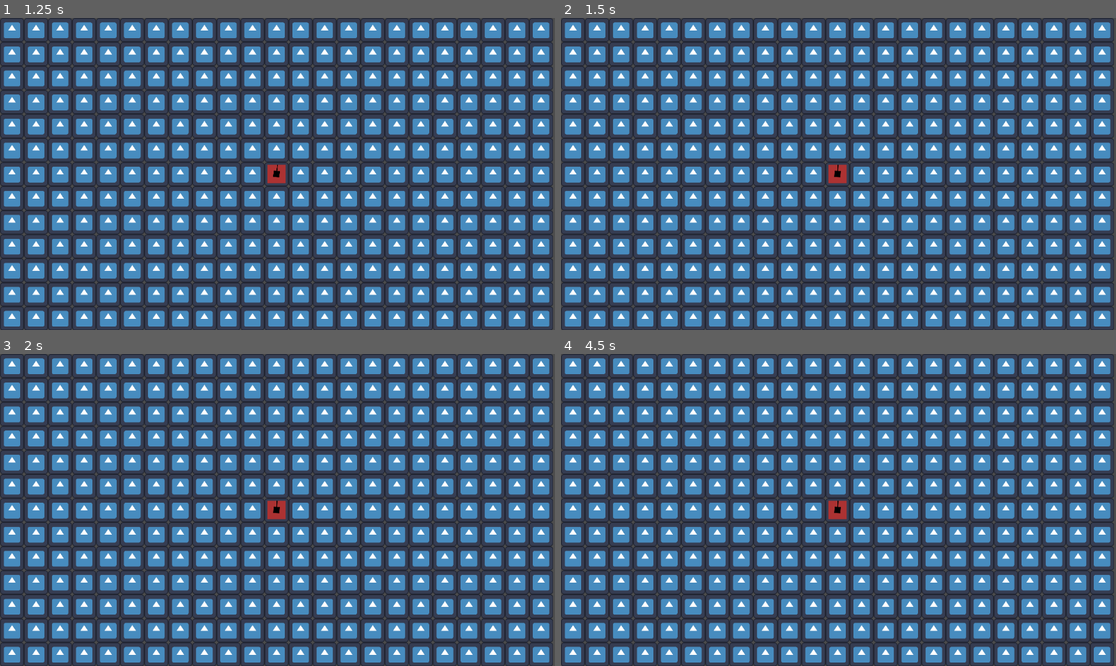
Above: before the commit, frames 1-4 (two rows, left to right).
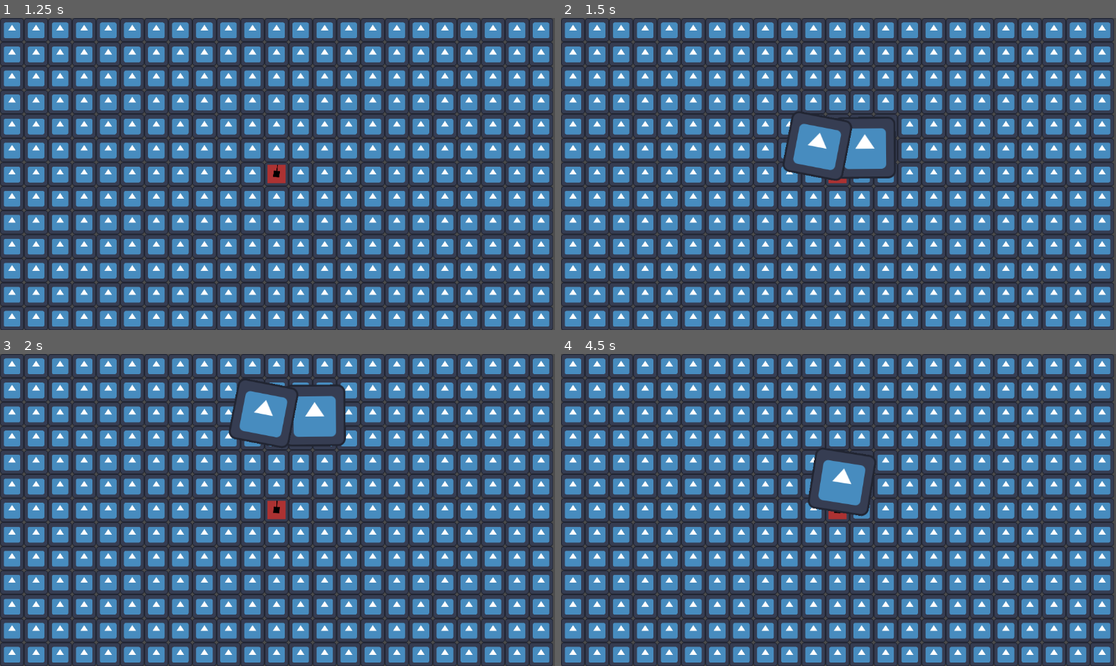
Above: after the commit, the same moments.

Repository: N473D/projectTank
Game: Godot game, scene res://tanks/scenes/parts/TestZone.tscn
Same seed, same stepped clock (60 frames per second), same inputs: the game is played once before the commit and once after it. The engine's default icon, where the game draws it, is replaced by a stand-in: a white triangle on a blue panel in a dark square.
Inputs (mouse positions are in pixels of both pictures, inside the frame that each line leads up to):
- Up to frame 1 (1.25 s): tap Enter at 0.5 s; move the mouse to (305, 174) at 0.52 s
- Up to frame 2 (1.5 s): tap Space at 1.25 s; move the mouse to (810, 174) at 1.27 s
- Up to frame 3 (2 s): no input
- Up to frame 4 (4.5 s): move the mouse to (849, 503) at 2.02 s; move the mouse to (832, 516) at 2.77 s; tap Enter at 3.5 s; move the mouse to (877, 513) at 3.52 s; tap Space at 4.25 s; move the mouse to (794, 506) at 4.27 s

Frame 1 is identical in both runs. In frame 2, 2.8% of the frame differs, in the area x 39-61%, y 29-53%; in frame 3, 2.6%; in frame 4, 1.5%.

Commit message:
Pushing inital projectile setup, need to test for collitions and bounces

Diff:
--- a/game/components/controller_component.gd
+++ b/game/components/controller_component.gd
@@ -6,6 +6,9 @@
 	#set_process(false)
 	move_direction = Input.get_vector("move_left_control_%s" % controller_id, "move_right_control_%s" % controller_id, "move_up_control_%s" % controller_id, "move_down_control_%s" % controller_id)
 	emit_signal("move", move_direction)
+	if Input.is_action_pressed("attack_control_%s" % controller_id):
+			emit_signal("fire")
+
 
 func _input(event: InputEvent) -> void:
 	if is_processing():
--- /dev/null
+++ b/game/components/spawnPoint.tscn
@@ -0,0 +1,6 @@
+[gd_scene load_steps=2 format=3 uid="uid://cibvbj0hf7mw4"]
+
+[ext_resource type="Script" path="res://components/spawn_point.gd" id="1_cot3t"]
+
+[node name="SpawnPoint" type="Node2D"]
+script = ExtResource("1_cot3t")
--- /dev/null
+++ b/game/components/spawn_point.gd
@@ -0,0 +1,13 @@
+extends Node2D
+
+class_name SpawnPoint
+
+func spawnRidged(spawnable:RigidBody2D, vector:Vector2, rot : float):
+	#print(spawnable)
+	spawnable.position = get_global_position()
+	#print("get_global_position", get_global_position())
+	spawnable.rotation = rot
+	#print("rotation", rot)
+	spawnable.apply_impulse(vector, Vector2())
+	#print("Vector", vector)
+	get_tree().get_root().add_child(spawnable)
--- a/game/project.godot
+++ b/game/project.godot
@@ -15,6 +15,10 @@
 config/features=PackedStringArray("4.3", "GL Compatibility")
 config/icon="res://icon.svg"
 
+[display]
+
+window/subwindows/embed_subwindows=false
+
 [input]
 
 move_up_control_0={
@@ -195,6 +199,32 @@
 aim_right_control_4={
 "deadzone": 0.5,
 "events": [Object(InputEventJoypadMotion,"resource_local_to_scene":false,"resource_name":"","device":3,"axis":2,"axis_value":1.0,"script":null)
+]
+}
+attack_control_0={
+"deadzone": 0.5,
+"events": [Object(InputEventMouseButton,"resource_local_to_scene":false,"resource_name":"","device":-1,"window_id":0,"alt_pressed":false,"shift_pressed":false,"ctrl_pressed":false,"meta_pressed":false,"button_mask":0,"position":Vector2(0, 0),"global_position":Vector2(0, 0),"factor":1.0,"button_index":1,"canceled":false,"pressed":false,"double_click":false,"script":null)
+, Object(InputEventKey,"resource_local_to_scene":false,"resource_name":"","device":-1,"window_id":0,"alt_pressed":false,"shift_pressed":false,"ctrl_pressed":false,"meta_pressed":false,"pressed":false,"keycode":0,"physical_keycode":32,"key_label":0,"unicode":32,"location":0,"echo":false,"script":null)
+]
+}
+attack_control_1={
+"deadzone": 0.5,
+"events": [Object(InputEventJoypadMotion,"resource_local_to_scene":false,"resource_name":"","device":0,"axis":5,"axis_value":1.0,"script":null)
+]
+}
+attack_control_2={
+"deadzone": 0.5,
+"events": [Object(InputEventJoypadMotion,"resource_local_to_scene":false,"resource_name":"","device":1,"axis":5,"axis_value":1.0,"script":null)
+]
+}
+attack_control_3={
+"deadzone": 0.5,
+"events": [Object(InputEventJoypadMotion,"resource_local_to_scene":false,"resource_name":"","device":2,"axis":5,"axis_value":1.0,"script":null)
+]
+}
+attack_control_4={
+"deadzone": 0.5,
+"events": [Object(InputEventJoypadMotion,"resource_local_to_scene":false,"resource_name":"","device":3,"axis":5,"axis_value":1.0,"script":null)
 ]
 }
 
--- /dev/null
+++ b/game/projectiles/scenes/SimpleBullet.tscn
@@ -0,0 +1,19 @@
+[gd_scene load_steps=4 format=3 uid="uid://ddql6uynb2t20"]
+
+[ext_resource type="Script" path="res://projectiles/scenes/simple_bullet.gd" id="1_37ceg"]
+[ext_resource type="Texture2D" uid="uid://b7mkjke1cy6e0" path="res://icon.svg" id="2_7ts1q"]
+
+[sub_resource type="CapsuleShape2D" id="CapsuleShape2D_x8xcd"]
+radius = 47.0
+height = 126.0
+
+[node name="SimpleBullet" type="RigidBody2D"]
+collision_layer = 2
+collision_mask = 2
+script = ExtResource("1_37ceg")
+
+[node name="Sprite2D" type="Sprite2D" parent="."]
+texture = ExtResource("2_7ts1q")
+
+[node name="CollisionShape2D" type="CollisionShape2D" parent="."]
+shape = SubResource("CapsuleShape2D_x8xcd")
--- a/game/projectiles/scenes/new folder/120MM.tscn
+++ /dev/null
@@ -1,11 +0,0 @@
-[gd_scene load_steps=3 format=3 uid="uid://drq8rldyp0o88"]
-
-[ext_resource type="Script" path="res://components/hitbox_component.gd" id="1_sqp0u"]
-
-[sub_resource type="RectangleShape2D" id="RectangleShape2D_ebxr7"]
-
-[node name="120mm" type="Area2D"]
-script = ExtResource("1_sqp0u")
-
-[node name="CollisionShape2D" type="CollisionShape2D" parent="."]
-shape = SubResource("RectangleShape2D_ebxr7")
--- /dev/null
+++ b/game/projectiles/scenes/simple_bullet.gd
@@ -0,0 +1,5 @@
+extends RigidBody2D
+class_name SimpleBullet
+
+func _ready() -> void:
+	gravity_scale = 0.0
--- a/game/tanks/scenes/parts/tank.gd
+++ b/game/tanks/scenes/parts/tank.gd
@@ -4,6 +4,9 @@
 @export var controller : ControlSystem
 @export var body : Body
 @export var turret : Turret
+@export var bulletSpeed : int = 300
+var shells = load("res://projectiles/scenes/SimpleBullet.tscn")
+signal spawnBullet
 
 func _init() -> void:
 	pass
@@ -18,11 +21,11 @@
 
 
 func _on_controller_component_move(direction : Vector2) -> void:
-	velocity = direction * speed
+	velocity = (direction * speed)
 
 func _on_controller_component_fire() -> void:
-	pass # Replace with function body.
-
+	if turret.canFire():
+		emit_signal("spawnBullet", shells, bulletSpeed)
 
 func _on_controller_component_deploy() -> void:
 	pass # Replace with function body.
--- a/game/tanks/scenes/parts/tank.tscn
+++ b/game/tanks/scenes/parts/tank.tscn
@@ -17,6 +17,7 @@
 
 [node name="ControllerComponent" parent="." instance=ExtResource("4_w7hi6")]
 
+[connection signal="spawnBullet" from="." to="DefaultTurretTemplate" method="_on_tank_spawn_bullet"]
 [connection signal="deploy" from="ControllerComponent" to="." method="_on_controller_component_deploy"]
 [connection signal="fire" from="ControllerComponent" to="." method="_on_controller_component_fire"]
 [connection signal="move" from="ControllerComponent" to="." method="_on_controller_component_move"]
--- a/game/tanks/scenes/parts/turrets/defaultTurretTemplate.tscn
+++ b/game/tanks/scenes/parts/turrets/defaultTurretTemplate.tscn
@@ -1,13 +1,29 @@
-[gd_scene load_steps=3 format=3 uid="uid://okavht2cjwa4"]
+[gd_scene load_steps=4 format=3 uid="uid://okavht2cjwa4"]
 
 [ext_resource type="SpriteFrames" uid="uid://bqxbfpgf7vkxv" path="res://tanks/scenes/parts/turrets/defaultTurretTemplate.tres" id="1_alquy"]
 [ext_resource type="Script" path="res://tanks/scenes/parts/turrets/default_turret_template.gd" id="1_wculj"]
+[ext_resource type="PackedScene" uid="uid://cibvbj0hf7mw4" path="res://components/spawnPoint.tscn" id="3_evxmw"]
 
-[node name="DefaultTurretTemplate" type="Node2D"]
+[node name="DefaultTurretTemplate" type="Node2D" node_paths=PackedStringArray("barrelCollection", "reloadTime", "fire_rate")]
 script = ExtResource("1_wculj")
+barrelCollection = NodePath("barrelCollection")
+roundsChambered = 50
+maxRounds = 12
+reloadTime = NodePath("reloadDelay")
+fire_rate = NodePath("shotDelay")
 
 [node name="AnimatedSprite2D" type="AnimatedSprite2D" parent="."]
 sprite_frames = ExtResource("1_alquy")
 
-[node name="bulletSpawner" type="Marker2D" parent="."]
-position = Vector2(0, -49)
+[node name="barrelCollection" type="Node2D" parent="."]
+
+[node name="SpawnPoint" parent="barrelCollection" instance=ExtResource("3_evxmw")]
+
+[node name="shotDelay" type="Timer" parent="."]
+wait_time = 0.25
+
+[node name="reloadDelay" type="Timer" parent="."]
+wait_time = 20.0
+
+[connection signal="timeout" from="shotDelay" to="." method="_on_shot_delay_timeout"]
+[connection signal="timeout" from="reloadDelay" to="." method="_on_reload_delay_timeout"]
--- a/game/tanks/scenes/parts/turrets/default_turret_template.gd
+++ b/game/tanks/scenes/parts/turrets/default_turret_template.gd
@@ -3,8 +3,17 @@
 class_name Turret
 
 @export var rotation_speed : float = 0.5
+@export var barrelCollection : Node2D
+var numBarrel  : int = 0
+
 var roateTo : float = 0.0
 
+var loaded : bool = true
+var readyToFire : bool = true
+@export var roundsChambered : int = 1
+@export var maxRounds : int = 1
+@export var reloadTime : Timer
+@export var fire_rate : Timer
 
 func _on_controller_component_target(targeting : Vector2) -> void:
 	#print("Vector: ", targeting)
@@ -22,5 +31,24 @@
 	#print("Target: ", roateTo)
 	#print("After: ", rotation)
 
-func fire_bullet(_delta: float) -> bool:
-	return false
+func canFire() -> bool:
+	return (loaded and readyToFire)
+
+
+func _on_tank_spawn_bullet(shell, speed:int) -> void:
+	barrelCollection.get_child((numBarrel % barrelCollection.get_child_count())).spawnRidged(shell.instantiate(), Vector2(speed, 0).rotated(rotation - (PI/2)), rotation)
+	numBarrel += 1
+	roundsChambered -= 1
+	if roundsChambered <= 0:
+		loaded = false
+		reloadTime.start()
+	roundsChambered = false
+	fire_rate.start()
+
+
+func _on_shot_delay_timeout() -> void:
+	loaded = true
+
+
+func _on_reload_delay_timeout() -> void:
+	roundsChambered = true
--- /dev/null
+++ b/game/tanks/scenes/parts/turrets/reload_delay.gd
@@ -0,0 +1,5 @@
+extends Timer
+
+# Called every frame. 'delta' is the elapsed time since the previous frame.
+func _process(delta: float) -> void:
+	pass
--- /dev/null
+++ b/game/tanks/scenes/parts/turrets/shot_delay.gd
@@ -0,0 +1,16 @@
+extends Timer
+
+# Called every frame. 'delta' is the elapsed time since the previous frame.
+func _process(delta: float) -> void:
+	pass
+extends Timer
+
+
+# Called when the node enters the scene tree for the first time.
+func _ready() -> void:
+	pass # Replace with function body.
+
+
+# Called every frame. 'delta' is the elapsed time since the previous frame.
+func _process(delta: float) -> void:
+	pass
